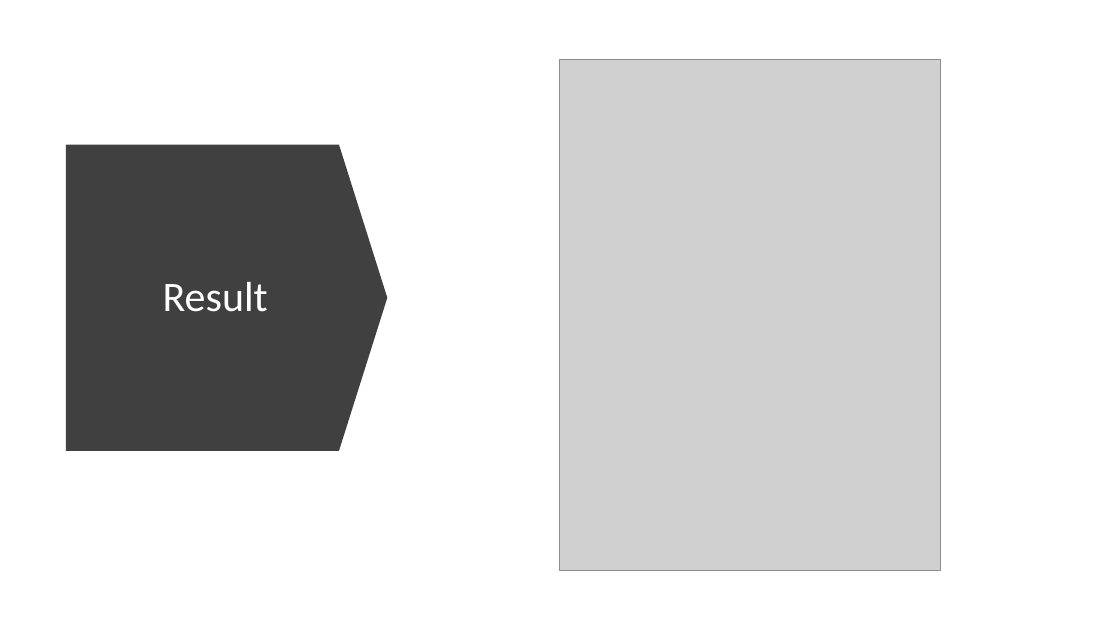
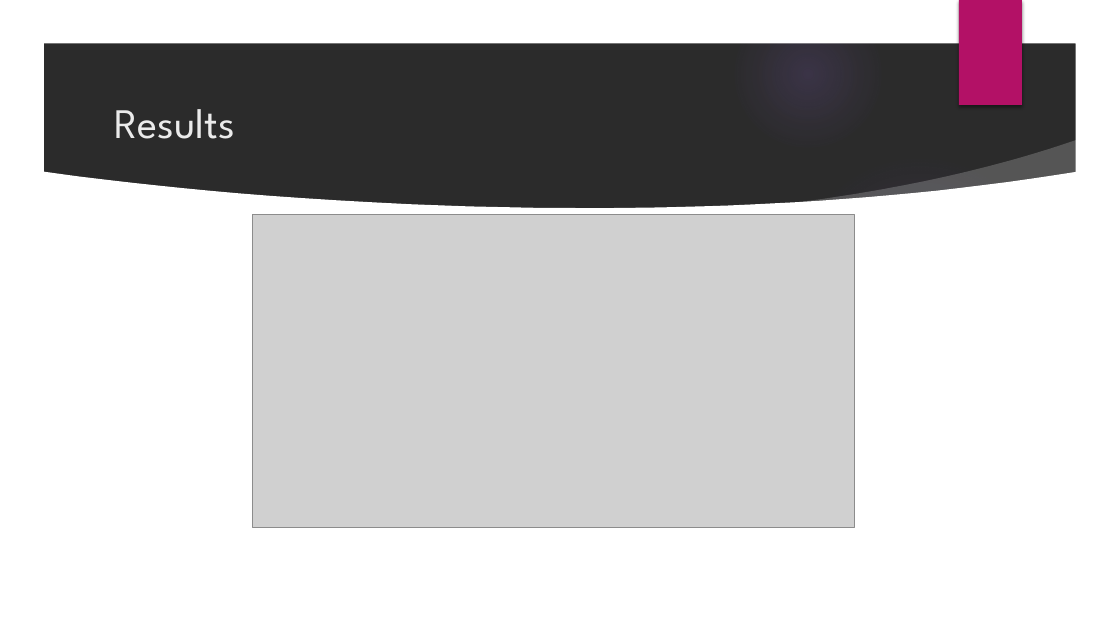
Before and after one commit to Ashwani-hub/Final-Project, a slide deck: slide 16 of Presentation.pptx. Drawn at 1120x630 pixels with LibreOffice and Linux fonts; fonts in the diff are those of the drawing; grey boxes stand for pictures; background and template pictures are left out; a plain dark background stands for a picture behind light text. Boxes give left, top, right and bottom in pixels: in the first picture for what was removed or moved away, otherwise in the second. Text is boxed around its words. In the diff, an @@ line names an element or a change of style, - is before the commit and + after.

```diff
--- a/Presentation.pptx
+++ b/Presentation.pptx
@@ background #FFFFFF to picture (left out) @@
@@ group added at (0, 0, 1120, 630): 5 ellipses, 3 freeform shapes @@
@@ rectangle added at (959, 0, 1022, 105), fill #B31166 @@
@@ text added at (114, 109, 234, 139), 36 pt, text #EBEBEB @@
+Results
@@ down arrow removed at (66, 145, 388, 451) @@
@@ title "Result" at (163, 272, 267, 327): font Calibri to League Spartan; line spacing 0.9 to 1 @@
@@ picture: place and size @@
-picture at (560, 59, 941, 571)
+picture at (253, 215, 854, 528)
```
Also in this commit, not shown: 16 other slides changed.
